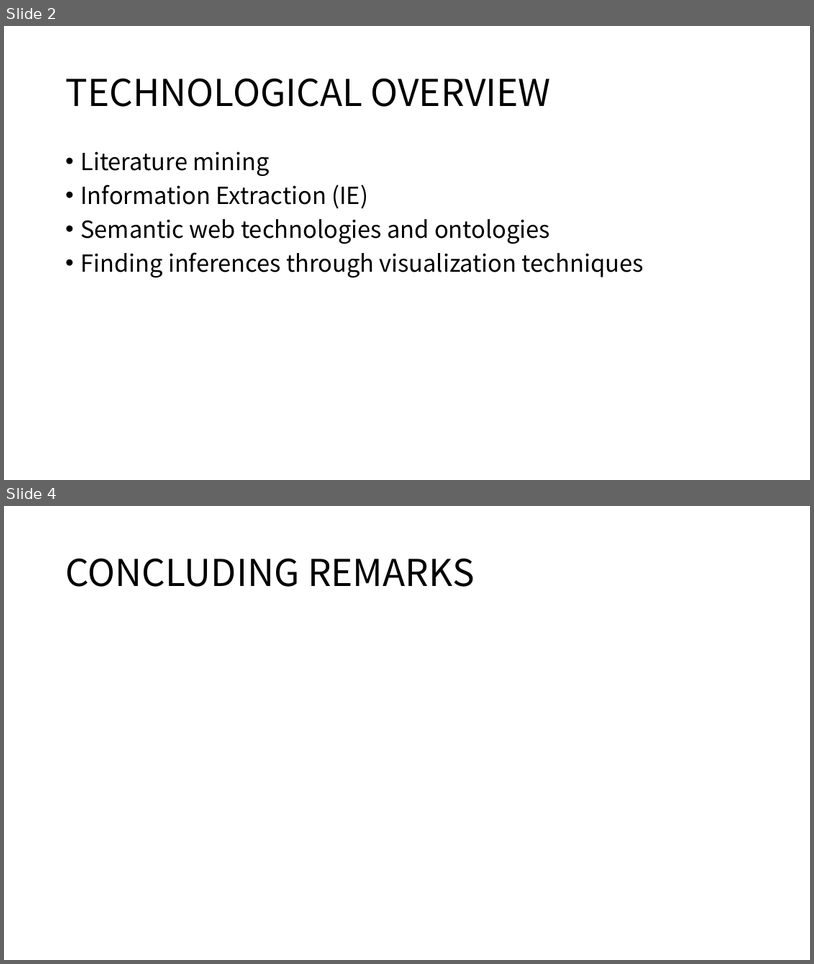
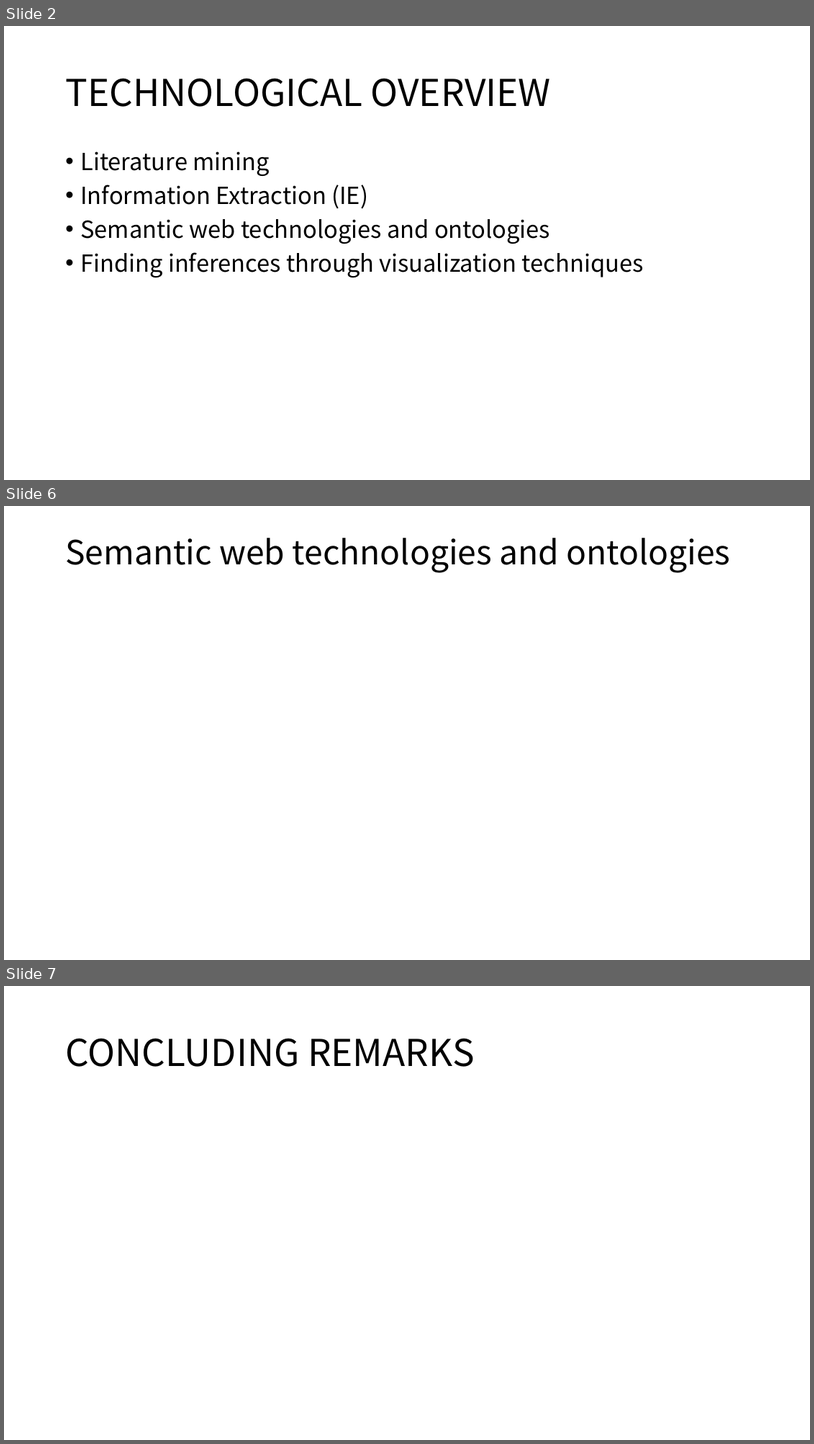
Before and after one commit to moklise/TIL, a slide deck: Review/[3] Literature mining, ontologies and information visualization for drug repurposing/Literature mining, ontologies and information visualization for.pptx. Shown one above the other, each under a label of ours: slides 2 and 4 before the commit, slides 2, 6 and 7 after it; the slides between them are not shown. The pictures are 814x964 and 814x1444 pixels, drawn with LibreOffice and Linux fonts; fonts in the diff are those of the drawing. Boxes give left, top, right and bottom in pixels: in the first picture for what was removed or moved away, otherwise in the second. Text is boxed around its words. In the diff, an @@ line names an element or a change of style, - is before the commit and + after.

```diff
--- a/Review/[3] Literature mining, ontologies and information visualization for drug repurposing/Literature mining, ontologies and information visualization for.pptx
+++ b/Review/[3] Literature mining, ontologies and information visualization for drug repurposing/Literature mining, ontologies and information visualization for.pptx
@@ slide 6 added at box(4, 506, 810, 960), background #FFFFFF @@
@@ title added at box(65, 538, 731, 573), 39.6 pt, text #000000 @@
+Semantic web technologies and ontologies
@@ what was slide 4 is now slide 7 @@
```
Also in this commit, not shown: 4 other slides added, 1 slide removed, 1 other file.
